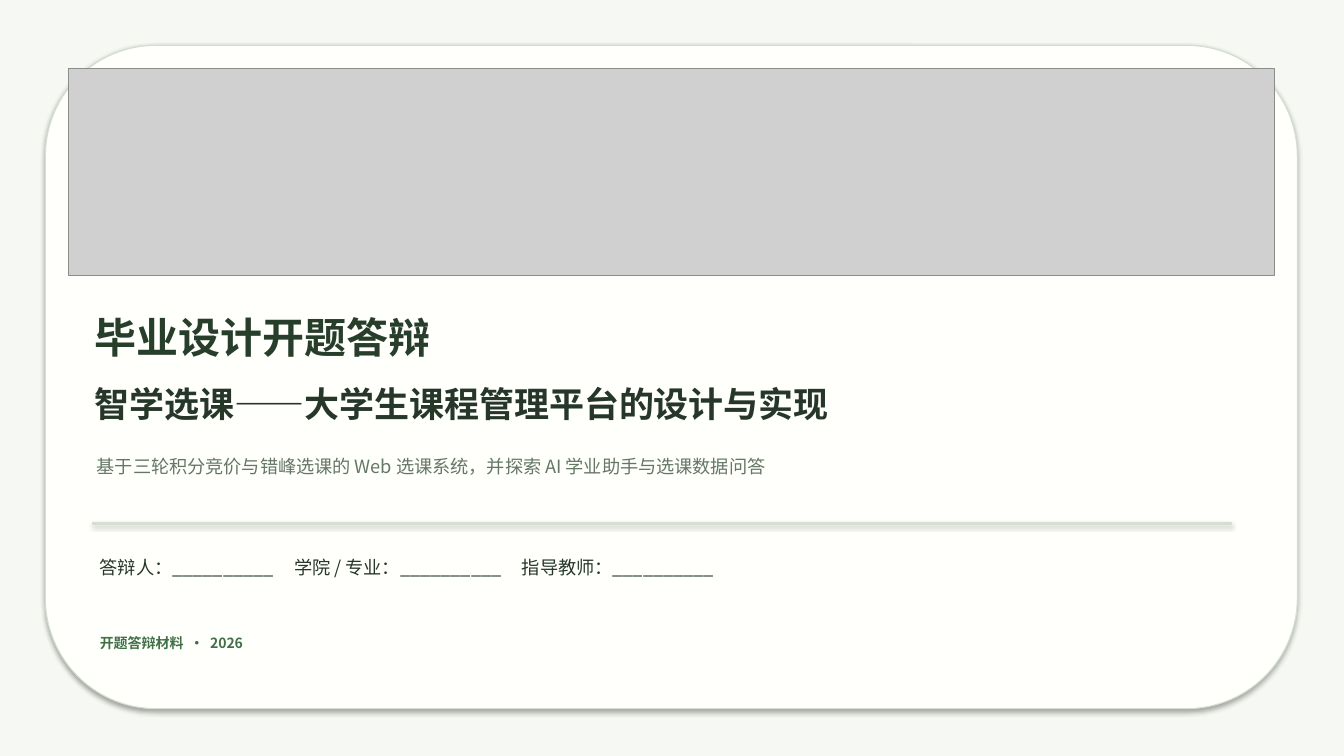
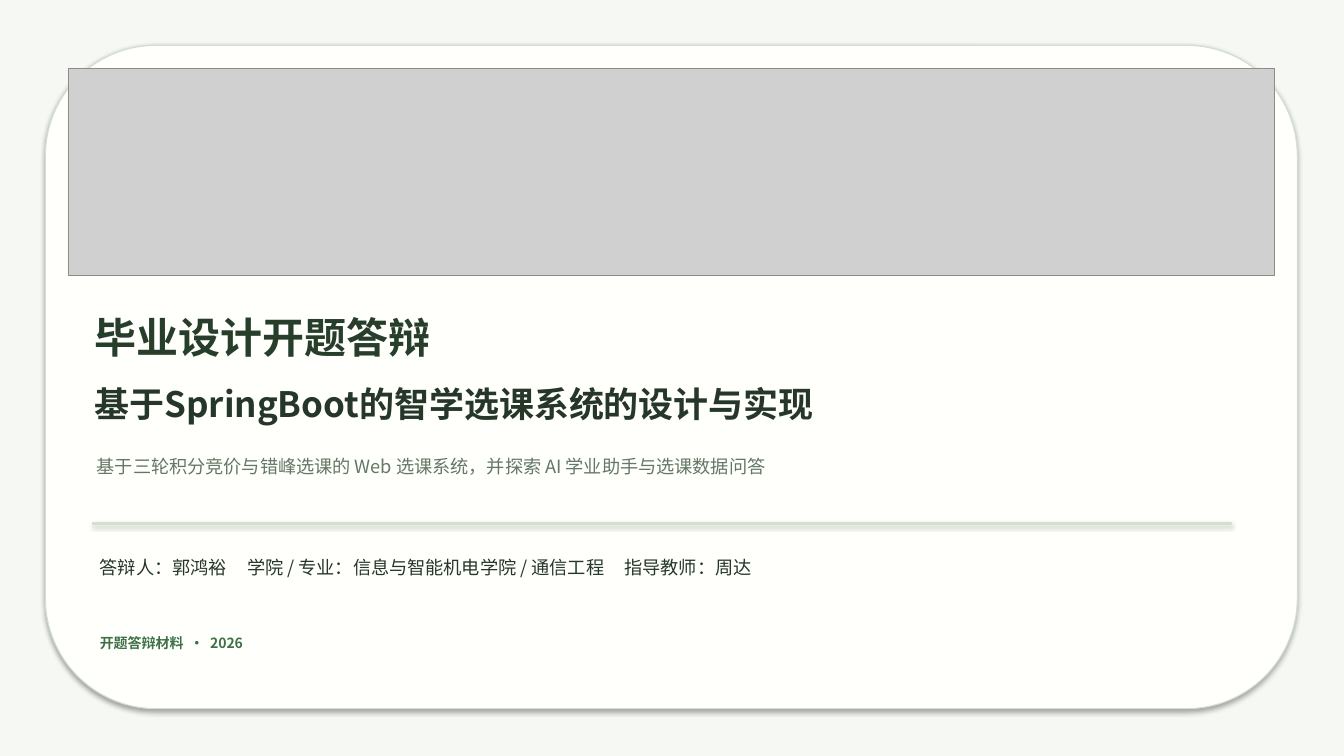
Before and after one commit to ghy366/--zhixue, a slide deck: slide 1 of docs/智学选课_开题答辩_浅色森林绿主题.pptx. Drawn at 1344x756 pixels with LibreOffice and Linux fonts; fonts in the diff are those of the drawing; grey boxes stand for pictures. Boxes give left, top, right and bottom in pixels: in the first picture for what was removed or moved away, otherwise in the second. Text is boxed around its words. In the diff, an @@ line names an element or a change of style, - is before the commit and + after.

Commit message:
docs: 开题答辩PPT更新 —— 标题统一、答辩人信息、创新点扩充至9个(拆两页)

```diff
--- a/docs/智学选课_开题答辩_浅色森林绿主题.pptx
+++ b/docs/智学选课_开题答辩_浅色森林绿主题.pptx
@@ text at [95, 387, 814, 426]: text changed @@
-智学选课——大学生课程管理平台的设计与实现
+基于SpringBoot的智学选课系统的设计与实现
@@ text at [100, 558, 751, 576]: text changed @@
-答辩人：__________ 学院 / 专业：__________ 指导教师：__________
+答辩人：郭鸿裕 学院 / 专业：信息与智能机电学院 / 通信工程 指导教师：周达
```
Also in this commit, not shown: 9 other slides changed, 1 slide added.
